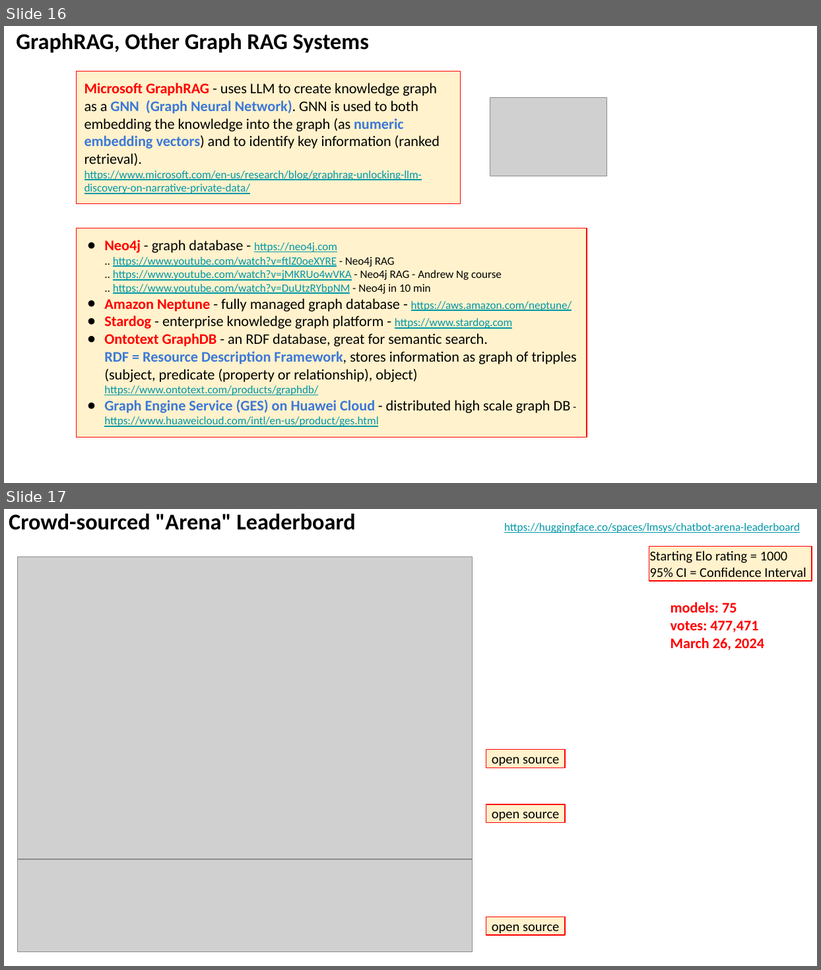
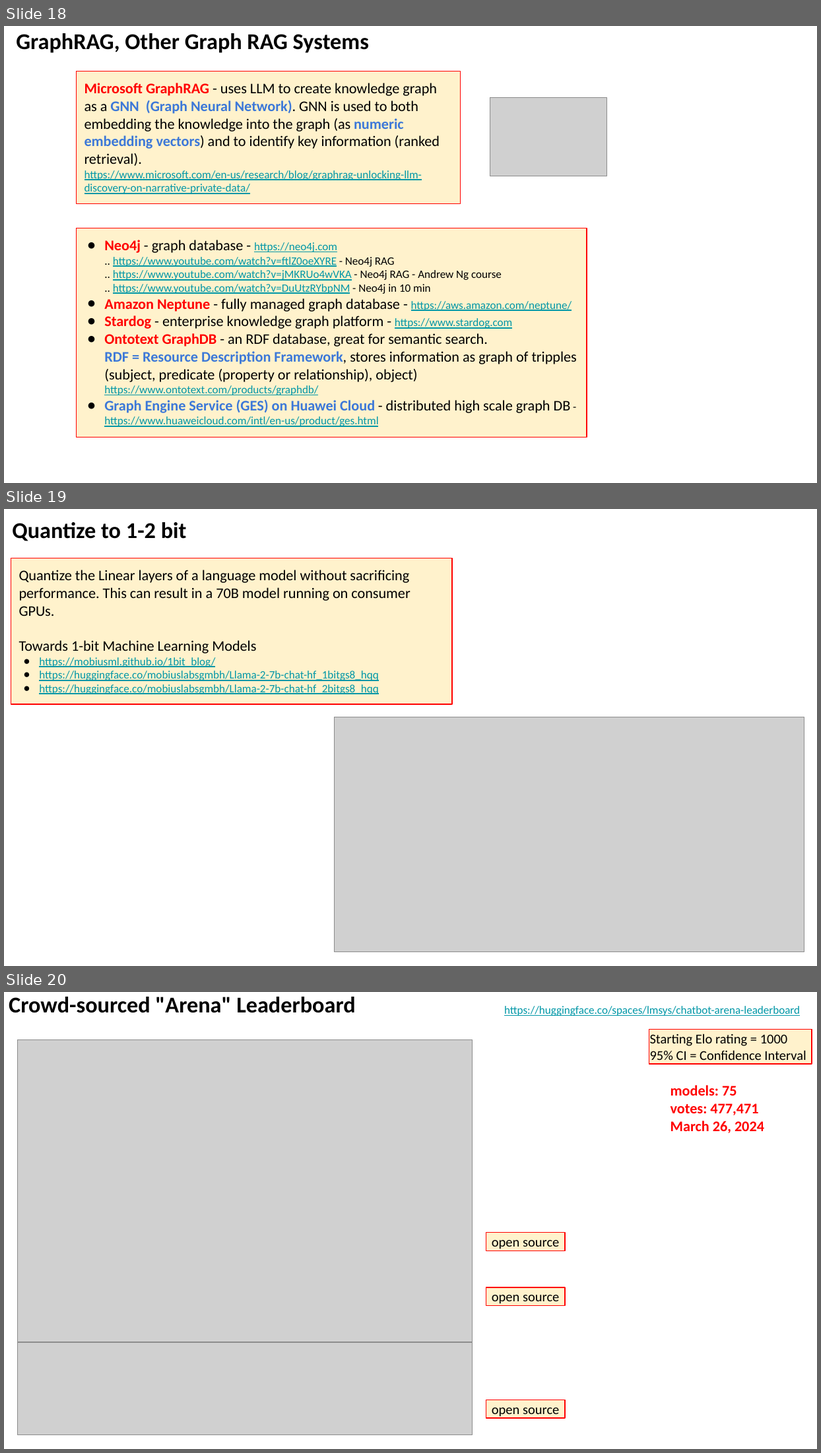
Before and after one commit to lselector/seminar, a slide deck: 2024/2024-03-29-AI-Updates.pptx. Shown one above the other, each under a label of ours: slides 16 and 17 before the commit, slides 18, 19 and 20 after it. The pictures are 821x970 and 821x1453 pixels, drawn with LibreOffice and Linux fonts; fonts in the diff are those of the drawing; grey boxes stand for pictures. Boxes give left, top, right and bottom in pixels: in the first picture for what was removed or moved away, otherwise in the second. Text is boxed around its words. In the diff, an @@ line names an element or a change of style, - is before the commit and + after.

```diff
--- a/2024/2024-03-29-AI-Updates.pptx
+++ b/2024/2024-03-29-AI-Updates.pptx
@@ slide 19 added at (4, 509, 817, 966), background #FFFFFF @@
@@ text added at (12, 522, 187, 541), 20 pt, text #000000, bold @@
+Quantize to 1-2 bit
@@ rectangle added at (11, 558, 452, 704), fill #FFF2CC, outline #FF0000 0.75 pt, 10 pt, text #0097A7, underline @@
+Quantize the Linear layers of a language model without sacrificing performance. This can result in a 70B model running on consumer GPUs.
+Towards 1-bit Machine Learning Models
+● https://mobiusml.github.io/1bit_blog/
+● https://huggingface.co/mobiuslabsgmbh/Llama-2-7b-chat-hf_1bitgs8_hqq
+● https://huggingface.co/mobiuslabsgmbh/Llama-2-7b-chat-hf_2bitgs8_hqq
@@ picture added at (334, 717, 804, 952) @@
@@ what was slide 16 is now slide 18 @@
@@ what was slide 17 is now slide 20 @@
```
Also in this commit, not shown: 5 slides changed, 2 other slides added, 1 slide removed.
